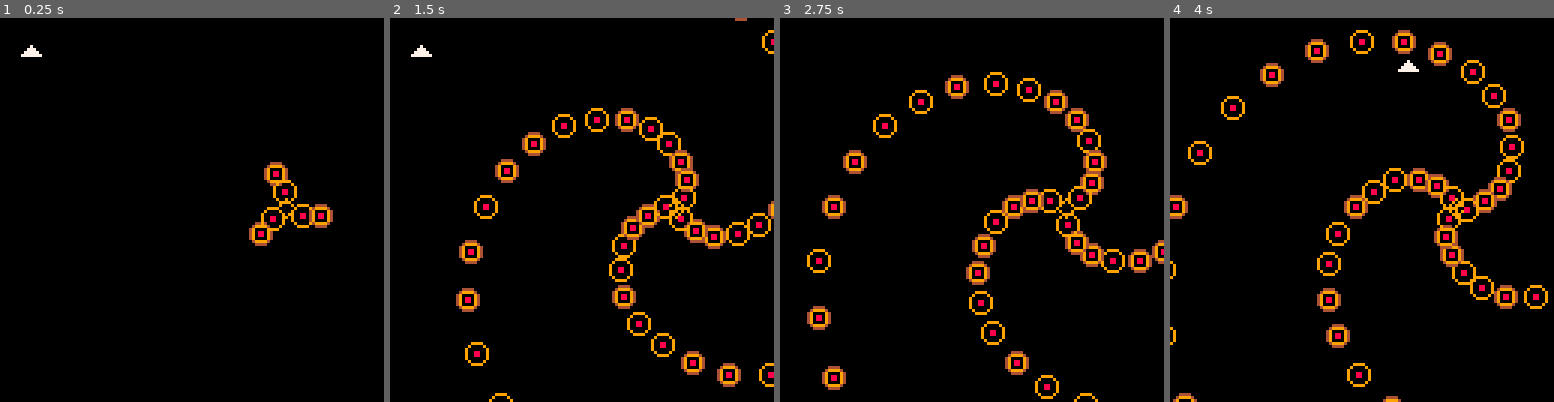
Above: before the commit, frames 1-4 (left to right).
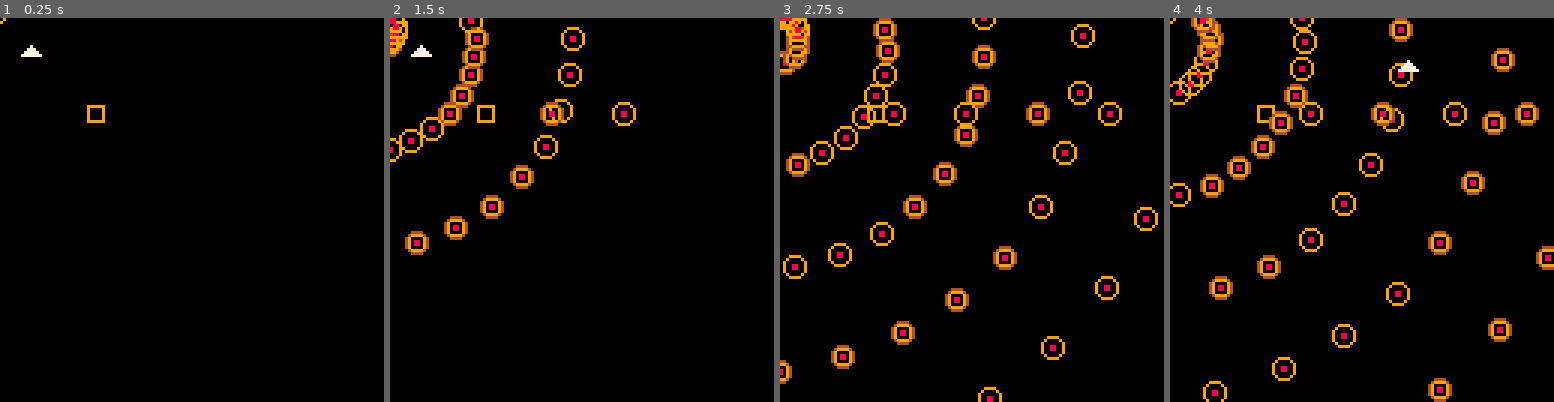
Above: after the commit, the same moments.

Repository: lkingsford/pico8-projects
Game: PICO-8 cartridge stest.p8
Two runs of this game, one before a commit and one after it. Both use one fixed random seed, a clock stepped at 60 frames per second and the inputs below.
Inputs:
- Up to frame 1 (0.25 s): no input
- Up to frame 2 (1.5 s): tap O (Z key) at 0.7 s
- Up to frame 3 (2.75 s): hold Right 1.6-2.1 s; tap O (Z key) at 1.7, 2.1, 2.5 s; hold Up 2.15-2.42 s; hold Right from 2.47 s (still down)
- Up to frame 4 (4 s): tap O (Z key) at 2.9, 3.3, 3.7 s; release Right at 3.03 s; hold Left 3.08-3.58 s; hold Down 3.63-3.97 s

The runs differ from the first frame. In frame 1, 1.3% of the frame differs, in the area x 0-87%, y 0-60%; in frame 2, 9.3%; in frame 3, 13%; in frame 4, 13%, in the area x 0-100%, y 0-100%.

Commit message:
Added parents

Diff:
--- a/stest.p8
+++ b/stest.p8
@@ -44,9 +44,23 @@
 	end,
 	start=function(self)
 		add(self.entities,player:C(self))
-		--add(self.entities,straight_shooter:C(self,32, 32, 1.5, 0, 15))
+		add(self.entities,straight_shooter:C(self,32, 32, 0, 0, 1.5, 0, 15))
 		--add(self.entities,circle_shooter:C(self, 32, 64, 1, 10, 15))
-		add(self.entities,circle_shooter:C(self, 96, 64, 2, 3, 2, 0,.1))
+		add(self.entities,circle_shooter:C(
+			self, --game
+			0, --x
+			0, --y
+			0, --dx
+			0, --dy
+			2, --target_d
+			2, --amount
+			0.5, --interval
+			0, --inital_radius
+			0.03, --dtheta
+			0, --t_offset
+			0, --theta
+			nil --parent
+		))
 	end
 }
 
@@ -63,7 +77,7 @@
 	else
 		s = self.s
 	end
-	spr(s, self.x-w/2, self.y-h/2, w/8, h/8)
+	spr(s, real_x(self)-w/2, real_y(self)-h/2, w/8, h/8)
 end
 
 player={
@@ -99,7 +113,7 @@
 	end,
 	draw=entity_draw,
 	fire=function(self)
-		add(self.game.entities,player_shot:C(self.x, self.y, self.game))
+		add(self.game.entities,player_shot:C(real_x(self), real_y(self), self.game))
 	end
 }
 
@@ -112,7 +126,7 @@
 	update = function(self)
 		self.dy=lim(0, self.dymax,self.dy+self.ddy)
 		self.y+=self.dy
-		add(self.game.entities,trail_shot:C(self.x,self.y,self.y-self.dy,self.c))
+		add(self.game.entities,trail_shot:C(real_x(self),real_y(self),real_y(self),self.c))
 	end,
 	draw = function(self)
 		line(self.x,self.y,self.x,self.y+self.dy,self.c)
@@ -139,53 +153,56 @@
 	end
 }
 
-function enemy_cleanup(self)
-	return false
-end
-
-function bullet_cleanup(self)
-	return self.x < -16 or self.y < -16 or self.x > 144 or self.y > 144
+function default_cleanup(self)
+	w=din(self.w,0)
+	h=din(self.h,0)
+	if (self.parent and self.parent.cleanup and self.parent.cleanup()) then return true end
+	x=real_x(self)
+	y=real_y(self)
+	return x < -w or y < -h or x > 128+w or y > 128+h
 end
 
 straight_shooter = {
-	C=function(self,game,x,y,target_dx,target_dy,interval)
-		o={game=game,x=x,y=y,target_dx=target_dx,target_dy=target_dy,interval=interval,t=0,l=1,s=2,w=8,h=8}
+	C=function(self,game,x,y,dx,dy,target_dx,target_dy,interval,parent)
+		o={game=game,x=din(x,0),y=din(y,0),dx=din(dx,0),dy=din(dy,0),target_dx=target_dx,target_dy=target_dy,interval=interval,t=0,l=1,s=2,w=8,h=8,parent=parent}
 		setmetatable(o,{__index=self})
 		return o
 	end,
 	update=function(self)
 		self.t+=1
 		if self.t>self.interval then
-			add(self.game.entities, basic_bullet:C(self.game,self.x, self.y, self.target_dx, self.target_dy, {17,18}))
+			add(self.game.entities, basic_bullet:C(self.game,real_x(self), real_y(self), self.target_dx, self.target_dy, {17,18}))
 			self.t=0
 		end
 	end,
 	draw=entity_draw,
-	cleanup=enemy_cleanup(self)
+	cleanup=default_cleanup
 }
 
 circle_shooter = {
-	C=function(self,game,x,y,target_d,amount,interval,initial_radius,dtheta)
-		local o={game=game,x=x,y=y,target_d=target_d,amount=amount,initial_radius=initial_radius,interval=interval,t=0,l=1,s=3,dtheta=dtheta,theta=0}
+	C=function(self,game,x,y,dx,dy,target_d,amount,interval,initial_radius,dtheta,t_offset,theta,parent)
+		local o={game=game,x=din(x,0),y=din(y,0),dx=din(dx,0),dy=din(dy,0),target_d=target_d,amount=amount,initial_radius=initial_radius,interval=interval,t=0,l=1,s=3,dtheta=din(dtheta,0),theta=din(theta,0),t_offset=din(t_offset,0),parent=parent}
 		setmetatable(o,{__index=self})
 		return o
 	end,
 	update=function(self)
 		local r=din(self.initial_radius,0)
-		self.t+=1
-		self.theta+=din(self.dtheta,0)
-		print(self.theta,100,100)
+		self.t+=1+self.t_offset
+		self.theta+=self.dtheta
+		self.x+=self.dx
+		self.y+=self.dy
 		if self.t>self.interval then
 			for i=1,self.amount do
 				local t = i/self.amount+self.theta
 				local st = sin(t)
 				local ct = cos(t)
-				add(self.game.entities, basic_bullet:C(self.game,self.x+ct*r,self.y+st*r,self.target_d*ct,self.target_d*st,{17,18}))
+				add(self.game.entities, basic_bullet:C(self.game,real_x(self)+ct*r,real_y(self)+st*r,self.target_d*ct,self.target_d*st,{17,18}))
 			end
 			self.t=0
 		end
 	end,
-	draw=entity_draw
+	draw=entity_draw,
+	cleanup=default_cleanup,
 }
 
 basic_bullet={
@@ -200,7 +217,7 @@
 		self.t+=1
 	end,
 	draw=entity_draw,
-	cleanup=bullet_cleanup,
+	cleanup=default_cleanup,
 }
 
 function lim(a,b,c)
@@ -221,6 +238,14 @@
 function din(v,default)
 	if v == nil then return default end
 	return v
+end
+
+function real_x(e)
+	if e.parent then return e.x + e.parent.x else return e.x end
+end
+
+function real_y(e)
+	if e.parent then return e.y + e.parent.y else return e.y end
 end
 
 __gfx__
@@ -234,10 +259,10 @@
 00000000000000000000000000000000000000000000000000000000000000000000000000000000000000000000000000000000000000000000000000000000
 00000000009999000044440000000000000000000000000000000000000000000000000000000000000000000000000000000000000000000000000000000000
 00000000090000900499994000000000000000000000000000000000000000000000000000000000000000000000000000000000000000000000000000000000
-00000000900000094900009400000000000000000000000000000000000000000000000000000000000000000000000000000000000000000000000000000000
-00000000900880094908809400000000000000000000000000000000000000000000000000000000000000000000000000000000000000000000000000000000
-00000000900880094908809400000000000000000000000000000000000000000000000000000000000000000000000000000000000000000000000000000000
-00000000900000094900009400000000000000000000000000000000000000000000000000000000000000000000000000000000000000000000000000000000
+00000000900000094900009400888800008888000000000000000000000000000000000000000000000000000000000000000000000000000000000000000000
+000000009008800949088094008ee800008778000000000000000000000000000000000000000000000000000000000000000000000000000000000000000000
+000000009008800949088094008ee800008778000000000000000000000000000000000000000000000000000000000000000000000000000000000000000000
+00000000900000094900009400888800008888000000000000000000000000000000000000000000000000000000000000000000000000000000000000000000
 00000000090000900499994000000000000000000000000000000000000000000000000000000000000000000000000000000000000000000000000000000000
 00000000009999000044440000000000000000000000000000000000000000000000000000000000000000000000000000000000000000000000000000000000
 __map__
